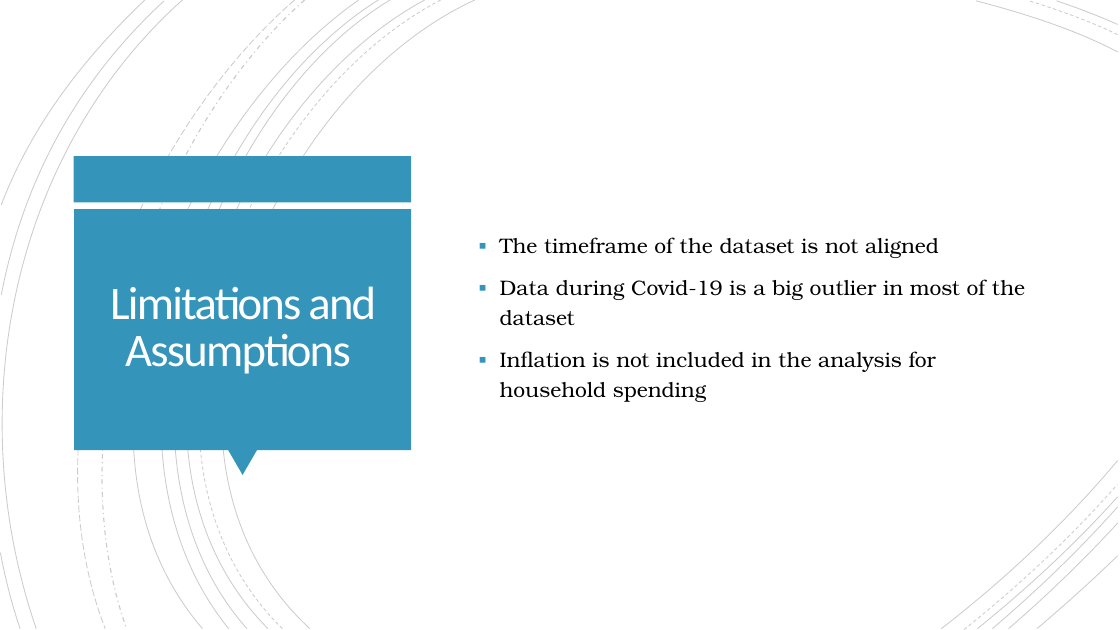
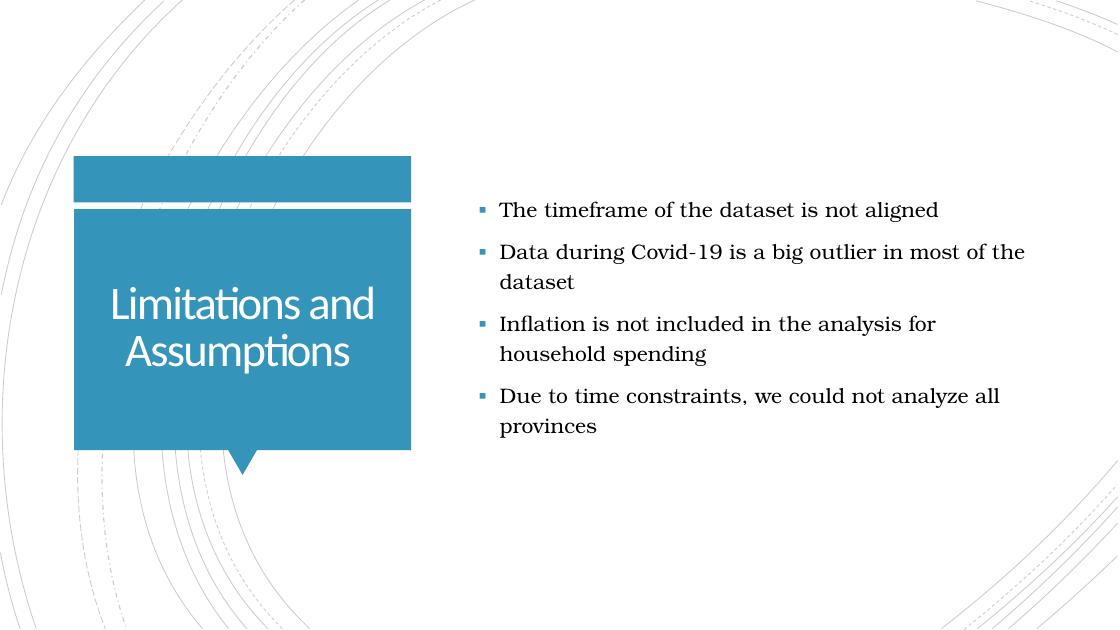
Before and after one commit to Cadeem-M/Project-1-Unemployment, a slide deck: slide 26 of Unemployment Analysis Presentation - Group 2.pptx (slide 23 before the commit). Drawn at 1120x630 pixels with LibreOffice and Linux fonts; fonts in the diff are those of the drawing. Boxes give left, top, right and bottom in pixels: in the first picture for what was removed or moved away, otherwise in the second. Text is boxed around its words. In the diff, an @@ line names an element or a change of style, - is before the commit and + after.

```diff
--- a/Unemployment Analysis Presentation - Group 2.pptx
+++ b/Unemployment Analysis Presentation - Group 2.pptx
@@ text at box(500, 388, 1000, 438): paragraph added @@
+▪ Due to time constraints, we could not analyze all provinces
```
Also in this commit, not shown: 10 other slides changed, 4 slides added, 1 slide removed, 7 other files.
